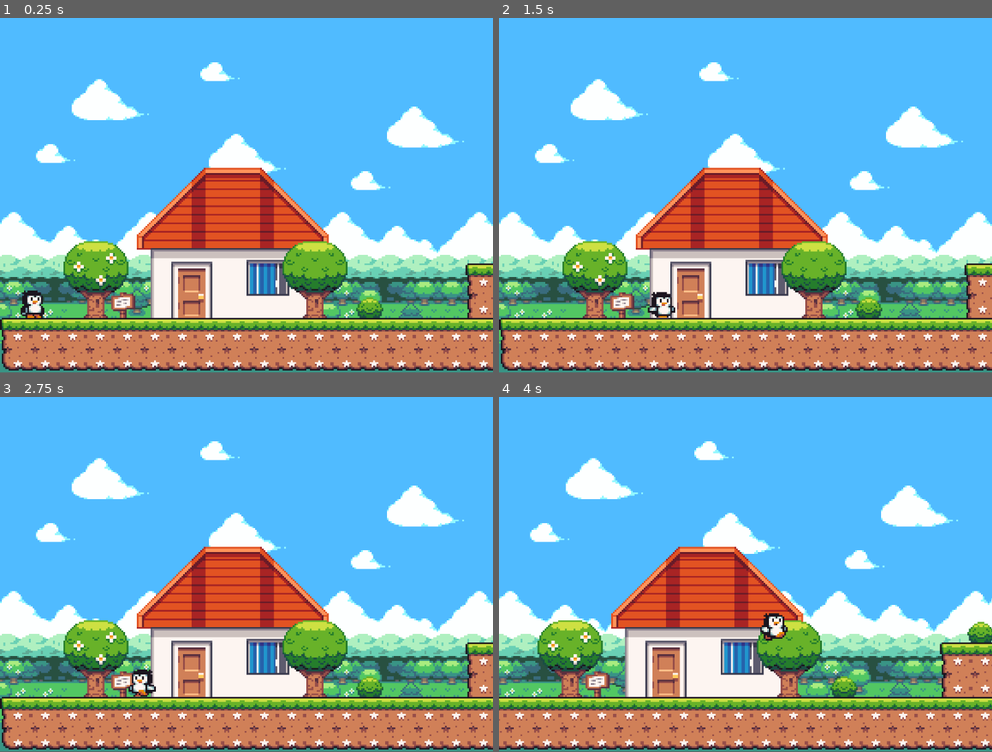
Above: before the commit, frames 1-4 (two rows, left to right).
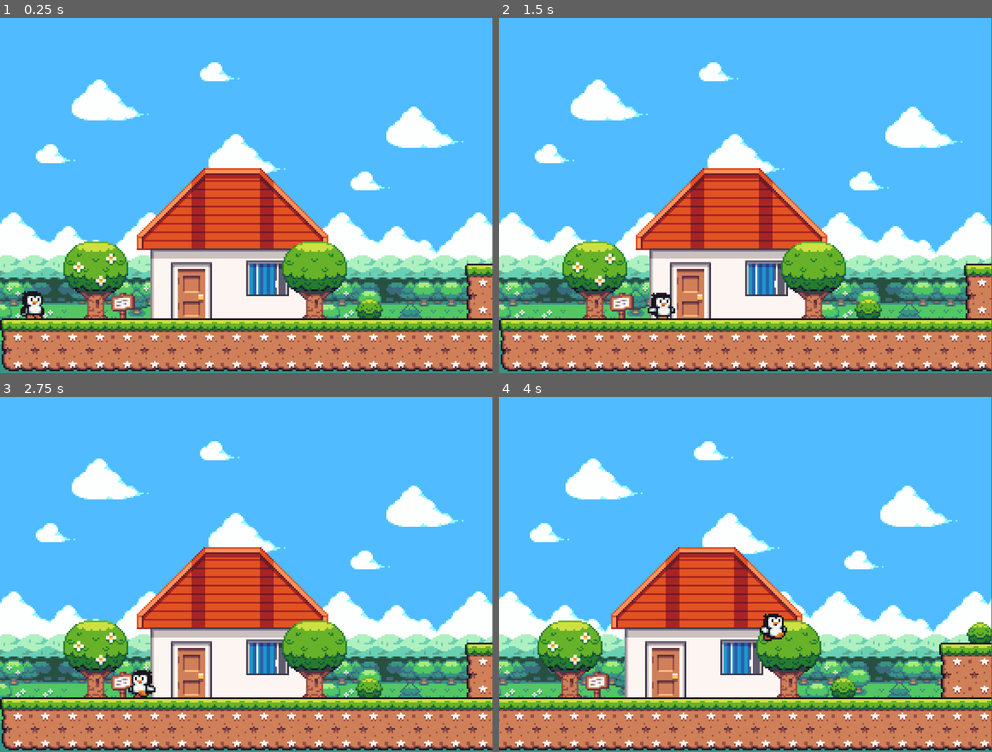
Above: after the commit, the same moments.

Repository: beatriztantow/plataforma-2d-forbeck
Game: Godot game, scene res://scene/game.tscn
Two runs of this game, one before a commit and one after it. Both use one fixed random seed, a clock stepped at 60 frames per second and the inputs below.
Inputs:
- Up to frame 1 (0.25 s): no input
- Up to frame 2 (1.5 s): hold D (right) from 0.53 s (still down); tap W (jump) at 0.77 s
- Up to frame 3 (2.75 s): tap W (jump) at 1.52 s; release D (right) at 2.03 s; hold A (left) from 2.03 s (still down)
- Up to frame 4 (4 s): release A (left) at 2.78 s; hold D (right) from 2.78 s (still down); tap W (jump) at 3.02, 3.77 s
The window is 800x576 before the commit and 799x577 after it. Grey fills any space a smaller window leaves; there, only what the larger window draws over its background counts as a difference.

The runs differ from the first frame. In frame 1, 8.4% of the frame differs, in the area x 0-100%, y 12-100%; in frame 2, 8.4%; in frame 3, 8.4%; in frame 4, 9.2%.

Commit message:
retorna tamanho da tela

Diff:
--- a/project.godot
+++ b/project.godot
@@ -17,9 +17,14 @@
 
 [display]
 
-window/size/viewport_height=832
+window/size/viewport_width=288
+window/size/viewport_height=208
+window/size/mode=3
 window/stretch/mode="canvas_items"
-window/stretch/scale=4.0
+
+[global_group]
+
+Player=""
 
 [input]
 
